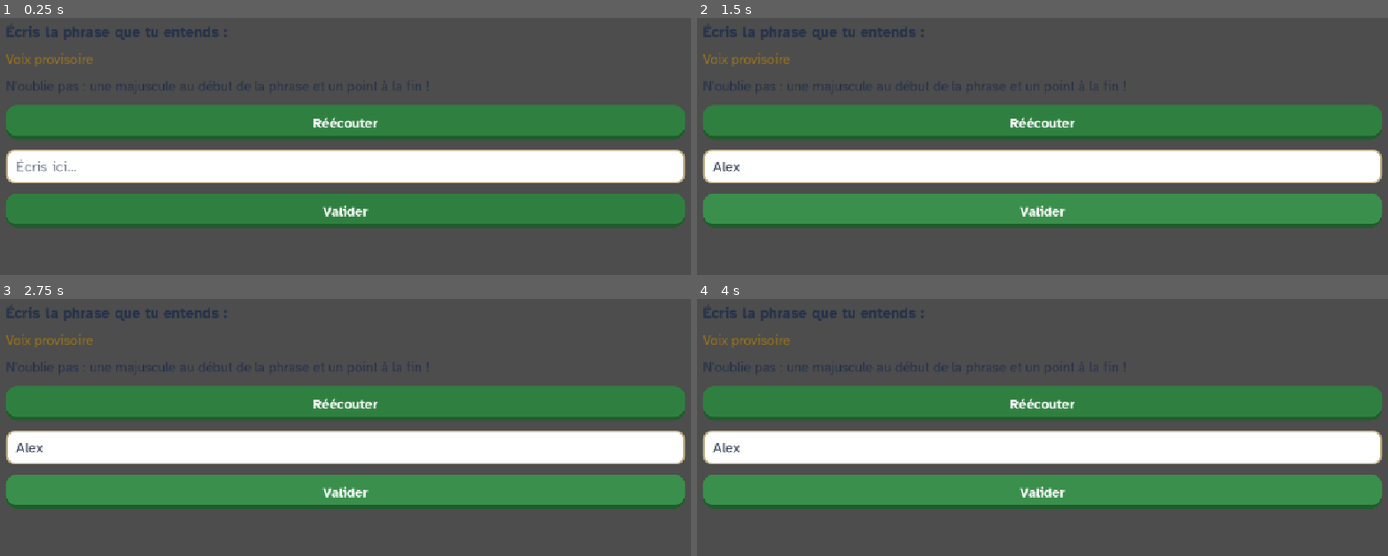
Above: before the commit, frames 1-4 (two rows, left to right).
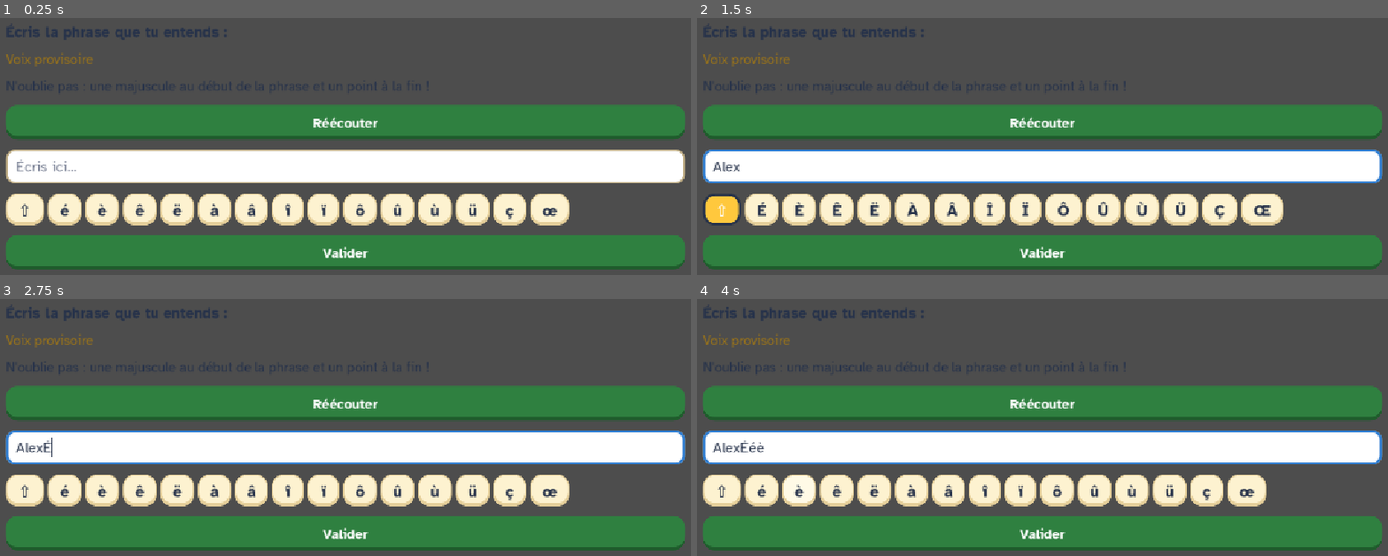
Above: after the commit, the same moments.

Repository: deunix-educ/aventuriers-des-mots
Game: Godot game, scene res://scenes/exercises/dictation.tscn
Same seed, same stepped clock (60 frames per second), same inputs: the game is played once before the commit and once after it. This scene is started directly instead of the project's main scene.
Inputs (mouse positions are in pixels of both pictures, inside the frame that each line leads up to):
- Up to frame 1 (0.25 s): no input
- Up to frame 2 (1.5 s): click (1042, 167) at 0.52 s; type "Alex" at 0.6 s; click (724, 208) at 1.25 s, where only the run after the commit has a clickable "⇧"
- Up to frame 3 (2.75 s): click (62, 489) at 2 s, where only the run after the commit has a clickable "É"
- Up to frame 4 (4 s): click (759, 489) at 2.75 s, where only the run after the commit has a clickable "é"; click (800, 489) at 3.5 s, where only the run after the commit has a clickable "è"

The runs differ from the first frame. In frame 1, 26% of the frame differs, in the area x 0-100%, y 68-98%; in frame 2, 28%; in frame 3, 28%; in frame 4, 28%, in the area x 0-100%, y 51-98%.

Commit message:
Add an accent bar under dictation and correction fields (0.9.3)
Co-Authored-By: Claude Sonnet 5.5 <noreply@anthropic.com>

Diff:
--- a/data/localization/fr.json
+++ b/data/localization/fr.json
@@ -41,6 +41,7 @@
   "dictation.instruction_label": "Écris la phrase que tu entends :",
   "dictation.convention_hint": "N'oublie pas : une majuscule au début de la phrase et un point à la fin !",
   "dictation.input_placeholder": "Écris ici...",
+  "accent_bar.shift_tooltip": "Majuscules",
   "dictation.replay_button": "Réécouter",
   "dictation.provisional_audio_badge": "Voix provisoire",
   "reward_screen.title": "Mission terminée !",
--- a/project.godot
+++ b/project.godot
@@ -11,7 +11,7 @@
 [application]
 
 config/name="Les Aventuriers des mots"
-config/version="0.9.2"
+config/version="0.9.3"
 run/main_scene="res://scenes/boot/boot.tscn"
 config/features=PackedStringArray("4.6", "Forward Plus")
 config/icon="res://icon.svg"
--- a/scenes/exercises/dictation.gd
+++ b/scenes/exercises/dictation.gd
@@ -11,6 +11,7 @@
 signal answer_submitted(submitted_text: String)
 
 var _dictation: Dictionary = {}
+var _accent_bar := AccentBar.new()
 
 @onready var _instruction_label: Label = %InstructionLabel
 @onready var _replay_button: Button = %ReplayButton
@@ -27,6 +28,11 @@
     _provisional_badge.text = UIText.get_text("dictation.provisional_audio_badge")
     _convention_hint_label.text = UIText.get_text("dictation.convention_hint")
     _validate_button.text = UIText.get_text("exercise_host.validate_button")
+
+    # Barre d'accents sous le champ : utile si le clavier n'a pas les accents.
+    _text_edit.get_parent().add_child(_accent_bar)
+    _text_edit.get_parent().move_child(_accent_bar, _text_edit.get_index() + 1)
+    _accent_bar.set_target(_text_edit)
 
     _replay_button.pressed.connect(_on_replay_pressed)
     _validate_button.pressed.connect(_on_validate_pressed)
--- a/scenes/exercises/sentence_correction.gd
+++ b/scenes/exercises/sentence_correction.gd
@@ -7,6 +7,7 @@
 signal answer_submitted(selected_indices: Array, corrections: Dictionary)
 
 var _correction_edits: Dictionary = {}
+var _accent_bar := AccentBar.new()
 
 @onready var _instruction_label: Label = %InstructionLabel
 @onready var _tokens_box: HFlowContainer = %TokensBox
@@ -17,6 +18,10 @@
 func _ready() -> void:
     _validate_button.text = UIText.get_text("exercise_host.validate_button")
     _validate_button.pressed.connect(_on_validate_pressed)
+    # Barre d'accents sous les champs de correction (masquee sans champ).
+    _corrections_box.get_parent().add_child(_accent_bar)
+    _corrections_box.get_parent().move_child(_accent_bar, _corrections_box.get_index() + 1)
+    _accent_bar.set_target(null)
 
 
 func load_exercise(exercise: Dictionary) -> void:
@@ -27,6 +32,7 @@
     for child in _corrections_box.get_children():
         child.queue_free()
     _correction_edits.clear()
+    _accent_bar.set_target(null)
 
     var tokens: Array = exercise["tokens"]
     for i in tokens.size():
@@ -47,12 +53,18 @@
             edit.placeholder_text = UIText.get_text("sentence_correction.correction_placeholder")
             # La touche Entree valide comme le bouton.
             edit.text_submitted.connect(func(_text: String) -> void: _on_validate_pressed())
+            edit.focus_entered.connect(_accent_bar.set_target.bind(edit))
             _corrections_box.add_child(edit)
+            _accent_bar.set_target(edit)
             _correction_edits[index] = edit
     elif _correction_edits.has(index):
         var edit: LineEdit = _correction_edits[index]
         edit.queue_free()
         _correction_edits.erase(index)
+        if _correction_edits.is_empty():
+            _accent_bar.set_target(null)
+        else:
+            _accent_bar.set_target(_correction_edits.values().back() as LineEdit)
 
 
 func _on_validate_pressed() -> void:
--- /dev/null
+++ b/scenes/ui/accent_bar.gd
@@ -0,0 +1,67 @@
+class_name AccentBar
+extends HFlowContainer
+## Rangee de boutons d'accents sous un champ de saisie. Les boutons ne prennent
+## jamais le focus : le champ garde le clavier (et le clavier tactile reste
+## ouvert). Une touche « Maj » bascule entre minuscules et majuscules (la
+## dictee exige la majuscule initiale).
+
+var _target: LineEdit = null
+var _uppercase := false
+var _shift_button: Button
+
+
+func _ready() -> void:
+    add_theme_constant_override("h_separation", 6)
+    add_theme_constant_override("v_separation", 6)
+    _shift_button = Button.new()
+    _shift_button.text = "⇧"
+    _shift_button.tooltip_text = UIText.get_text("accent_bar.shift_tooltip")
+    _shift_button.toggle_mode = true
+    _shift_button.focus_mode = Control.FOCUS_NONE
+    _shift_button.theme_type_variation = &"SecondaryButton"
+    _shift_button.toggled.connect(_on_shift_toggled)
+    _style(_shift_button)
+    add_child(_shift_button)
+    _rebuild()
+    visible = _target != null
+
+
+## Cible un champ de saisie ; null masque la barre.
+func set_target(edit: LineEdit) -> void:
+    _target = edit
+    visible = edit != null
+
+
+func _on_shift_toggled(pressed: bool) -> void:
+    _uppercase = pressed
+    _rebuild()
+
+
+func _rebuild() -> void:
+    for child in get_children():
+        if child != _shift_button:
+            child.queue_free()
+    for character in AccentInserter.characters(_uppercase):
+        var button := Button.new()
+        button.text = character
+        button.focus_mode = Control.FOCUS_NONE
+        button.theme_type_variation = &"SecondaryButton"
+        button.pressed.connect(_on_accent_pressed.bind(character))
+        _style(button)
+        add_child(button)
+
+
+func _on_accent_pressed(character: String) -> void:
+    if _target == null or not is_instance_valid(_target):
+        return
+    var result := AccentInserter.insert(_target.text, _target.caret_column, character)
+    _target.text = result["text"]
+    _target.caret_column = result["caret"]
+    # Une majuscule sert une fois : on revient aux minuscules.
+    if _uppercase:
+        _shift_button.button_pressed = false
+
+
+func _style(button: Button) -> void:
+    button.custom_minimum_size = Vector2(52, 52)
+    button.add_theme_font_size_override("font_size", SettingsManager.scaled_font_size(26))
--- /dev/null
+++ b/scripts/ui/accent_inserter.gd
@@ -0,0 +1,29 @@
+class_name AccentInserter
+extends RefCounted
+## Insertion d'un caractere accentue dans un texte, a la position du curseur.
+## Pur et testable sans scene : la barre d'accents (AccentBar) s'appuie dessus.
+## Sert quand le clavier de l'appareil n'offre pas les accents du francais
+## (clavier tactile mal regle, disposition etrangere).
+
+const LOWER: Array[String] = [
+    "é", "è", "ê", "ë", "à", "â", "î", "ï", "ô", "û", "ù", "ü", "ç", "œ"
+]
+const UPPER: Array[String] = [
+    "É", "È", "Ê", "Ë", "À", "Â", "Î", "Ï", "Ô", "Û", "Ù", "Ü", "Ç", "Œ"
+]
+
+
+## Retourne {"text": nouveau texte, "caret": nouvelle position du curseur}.
+## Le curseur est borne au texte ; une chaine vide ne change rien.
+static func insert(text: String, caret: int, character: String) -> Dictionary:
+    var position := clampi(caret, 0, text.length())
+    if character.is_empty():
+        return {"text": text, "caret": position}
+    return {
+        "text": text.substr(0, position) + character + text.substr(position),
+        "caret": position + character.length(),
+    }
+
+
+static func characters(uppercase: bool) -> Array[String]:
+    return UPPER if uppercase else LOWER
--- /dev/null
+++ b/tests/ui/test_accent_inserter.gd
@@ -0,0 +1,74 @@
+extends GutTest
+## Barre d'accents : insertion a la position du curseur et comportement de la
+## barre (focus conserve par le champ, majuscule a usage unique).
+
+
+func test_inserts_at_the_caret() -> void:
+    var result := AccentInserter.insert("ete", 0, "é")
+    assert_eq(result["text"], "éete")
+    assert_eq(result["caret"], 1)
+    result = AccentInserter.insert("ete", 3, "é")
+    assert_eq(result["text"], "eteé")
+    result = AccentInserter.insert("cole", 0, "É")
+    assert_eq(result["text"], "École")
+
+
+func test_caret_is_clamped_and_empty_character_changes_nothing() -> void:
+    assert_eq(AccentInserter.insert("ab", 99, "é")["text"], "abé")
+    assert_eq(AccentInserter.insert("ab", -4, "é")["text"], "éab")
+    assert_eq(AccentInserter.insert("ab", 1, "")["text"], "ab")
+
+
+func test_lower_and_upper_sets_match_and_cover_french_accents() -> void:
+    var lower := AccentInserter.characters(false)
+    var upper := AccentInserter.characters(true)
+    assert_eq(lower.size(), upper.size())
+    for i in lower.size():
+        assert_eq(lower[i].to_upper(), upper[i])
+    for needed in ["é", "è", "ê", "à", "ù", "ç", "î", "ô", "œ", "â", "û"]:
+        assert_true(lower.has(needed), needed)
+
+
+func test_bar_inserts_into_its_target_and_shift_applies_once() -> void:
+    var edit := LineEdit.new()
+    add_child_autofree(edit)
+    var bar := AccentBar.new()
+    add_child_autofree(bar)
+    await wait_process_frames(2)
+    assert_false(bar.visible, "pas de cible : barre masquee")
+
+    bar.set_target(edit)
+    assert_true(bar.visible)
+    edit.text = "t"
+    edit.caret_column = 1
+    var accent_button: Button = null
+    for child in bar.get_children():
+        if child is Button and (child as Button).text == "é":
+            accent_button = child
+    assert_not_null(accent_button)
+    assert_eq(accent_button.focus_mode, Control.FOCUS_NONE, "le champ garde le focus")
+    accent_button.pressed.emit()
+    assert_eq(edit.text, "té")
+    assert_eq(edit.caret_column, 2)
+
+    var shift: Button = bar.get_child(0)
+    shift.button_pressed = true
+    await wait_process_frames(2)
+    var upper_button: Button = null
+    for child in bar.get_children():
+        if child is Button and (child as Button).text == "É":
+            upper_button = child
+    assert_not_null(upper_button)
+    upper_button.pressed.emit()
+    assert_eq(edit.text, "téÉ")
+    await wait_process_frames(2)
+    assert_false(shift.button_pressed, "la majuscule ne sert qu'une fois")
+
+
+func test_dictation_and_correction_scenes_have_an_accent_bar() -> void:
+    var dictation: Control = load("res://scenes/exercises/dictation.tscn").instantiate()
+    add_child_autofree(dictation)
+    await wait_process_frames(2)
+    var bars := dictation.find_children("*", "HFlowContainer", true, false)
+    assert_eq(bars.size(), 1)
+    assert_true((bars[0] as Control).visible)
Not shown, added: scenes/ui/accent_bar.gd.uid
Not shown, added: scripts/ui/accent_inserter.gd.uid
Not shown, added: tests/ui/test_accent_inserter.gd.uid
Not shown, changed: docs/specs/decisions.md
Not shown, changed: docs/testing/manual-checklist.md
